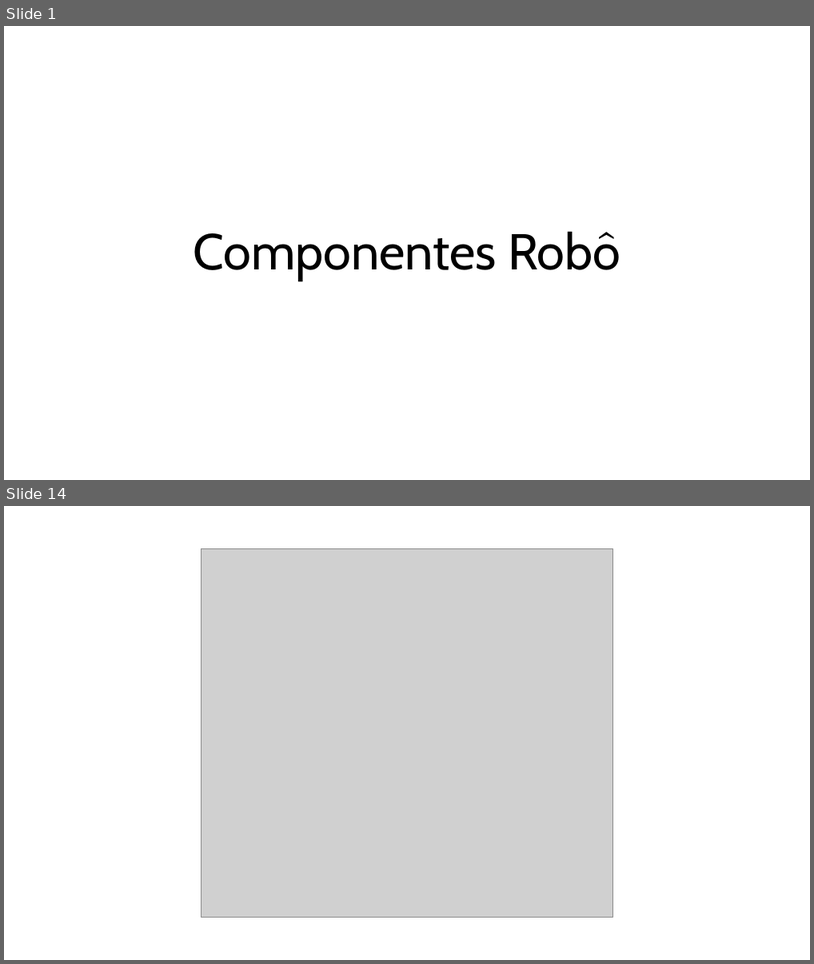
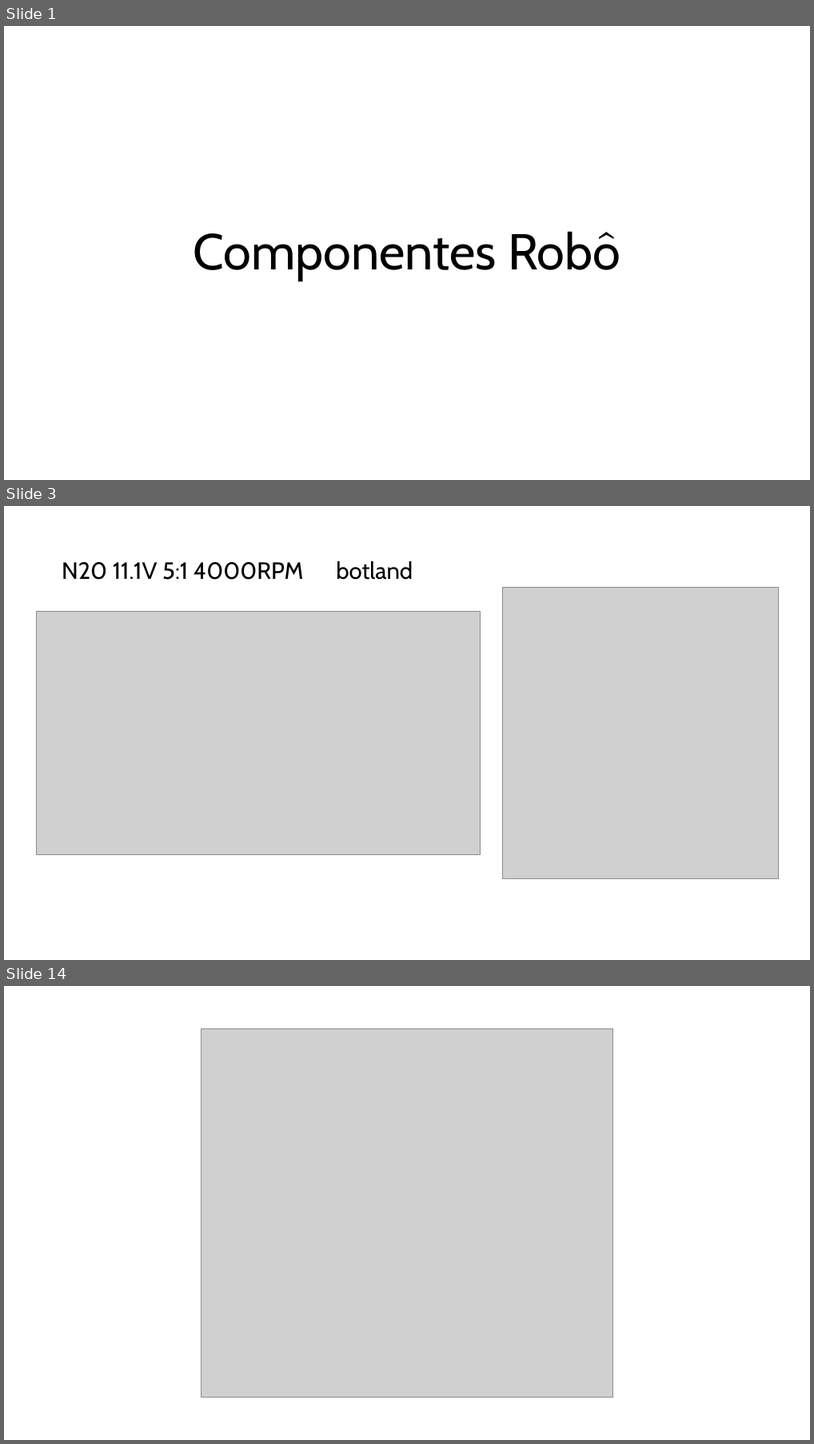
Before and after one commit to lg670/Dragster_Efanor26, a slide deck: Componentes_Robô.pptx. Shown one above the other, each under a label of ours: slides 1 and 14 before the commit, slides 1, 3 and 14 after it; the slides between them are not shown. The pictures are 814x964 and 814x1444 pixels, drawn with LibreOffice and Linux fonts; fonts in the diff are those of the drawing; grey boxes stand for pictures. Boxes give left, top, right and bottom in pixels: in the first picture for what was removed or moved away, otherwise in the second. Text is boxed around its words. In the diff, an @@ line names an element or a change of style, - is before the commit and + after.

```diff
--- a/Componentes_Robô.pptx
+++ b/Componentes_Robô.pptx
@@ slide 3 added at [4,506,810,960], background #FFFFFF @@
@@ text added at [62,562,303,580], 28 pt, text #000000 @@
+N20 11.1V 5:1 4000RPM
@@ text added at [336,561,413,580], 28 pt, text #000000 @@
+botland
@@ picture added at [502,587,778,878] @@
@@ picture added at [36,612,481,854] @@
```
Also in this commit, not shown: 11 other slides added, 12 slides removed.
